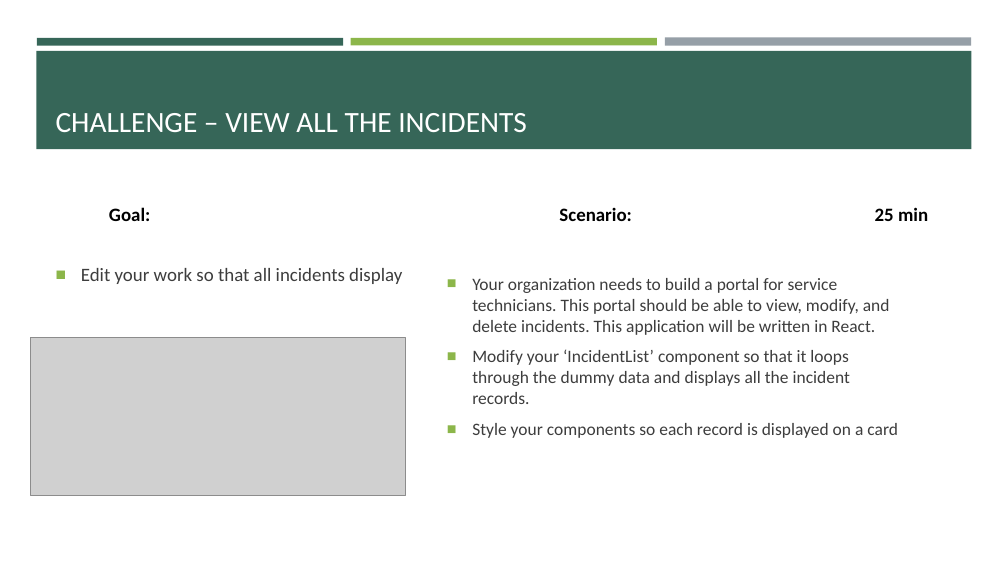
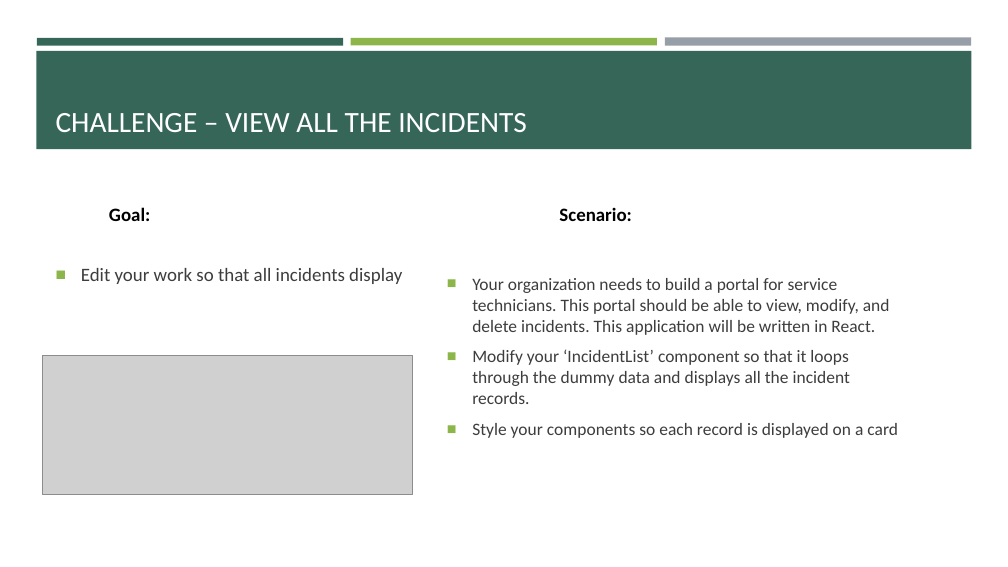
Before and after one commit to e-m-wilson/SNOW, a slide deck: slide 19 of Week_2/React.pptx. Drawn at 1008x567 pixels with LibreOffice and Linux fonts; fonts in the diff are those of the drawing; grey boxes stand for pictures. Boxes give left, top, right and bottom in pixels: in the first picture for what was removed or moved away, otherwise in the second. Text is boxed around its words. In the diff, an @@ line names an element or a change of style, - is before the commit and + after.

```diff
--- a/Week_2/React.pptx
+++ b/Week_2/React.pptx
@@ text at (559, 208, 631, 221): text changed @@
-Scenario: 25 min
+Scenario:
@@ picture: place and size @@
-picture at (31, 338, 406, 496)
+picture at (42, 355, 412, 495)
```
Also in this commit, not shown: 8 other slides changed, 10 slides added, 2 other files.
